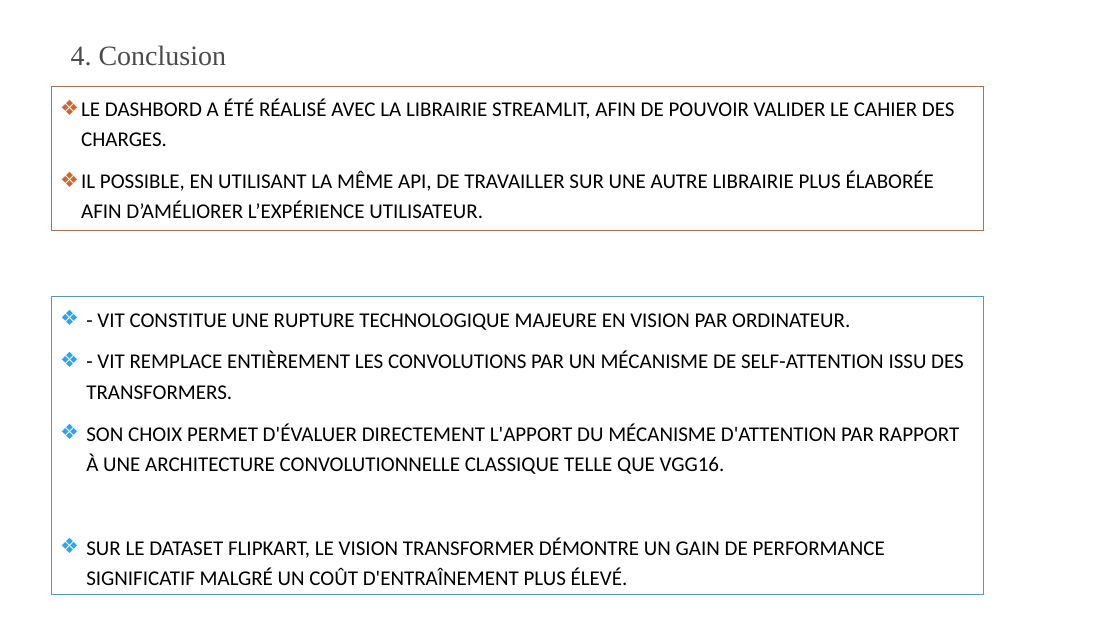
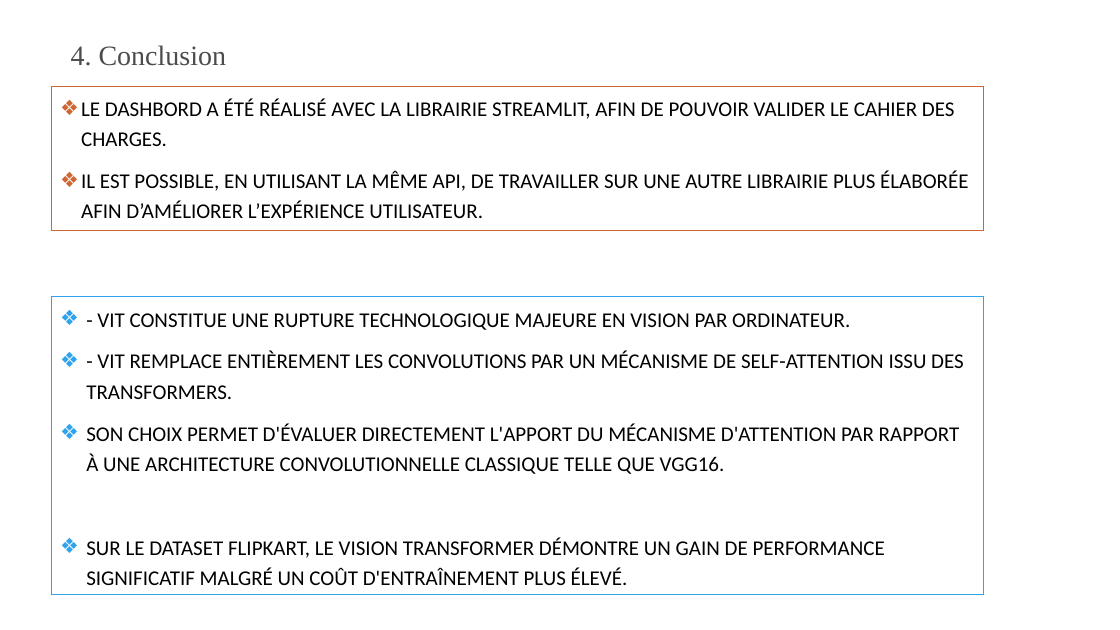
Before and after one commit to OSteeve/8_Realisez_un_dashboard_et_assurez_une_veille_technique, a slide deck: slide 21 of Presentation/P8_Otto_Steeve_4_presentation_052026.pptx. Drawn at 1120x630 pixels with LibreOffice and Linux fonts; fonts in the diff are those of the drawing. Boxes give left, top, right and bottom in pixels: in the first picture for what was removed or moved away, otherwise in the second. Text is boxed around its words. In the diff, an @@ line names an element or a change of style, - is before the commit and + after.

```diff
--- a/Presentation/P8_Otto_Steeve_4_presentation_052026.pptx
+++ b/Presentation/P8_Otto_Steeve_4_presentation_052026.pptx
@@ text at box(81, 170, 968, 218): text changed @@
-❖ IL POSSIBLE, EN UTILISANT LA MÊME API, DE TRAVAILLER SUR UNE AUTRE LIBRAIRIE PLUS ÉLABORÉE AFIN D’AMÉLIORER L’EXPÉRIENCE UTILISATEUR.
+❖ IL EST POSSIBLE, EN UTILISANT LA MÊME API, DE TRAVAILLER SUR UNE AUTRE LIBRAIRIE PLUS ÉLABORÉE AFIN D’AMÉLIORER L’EXPÉRIENCE UTILISATEUR.
```
Also in this commit, not shown: 18 other slides changed.
